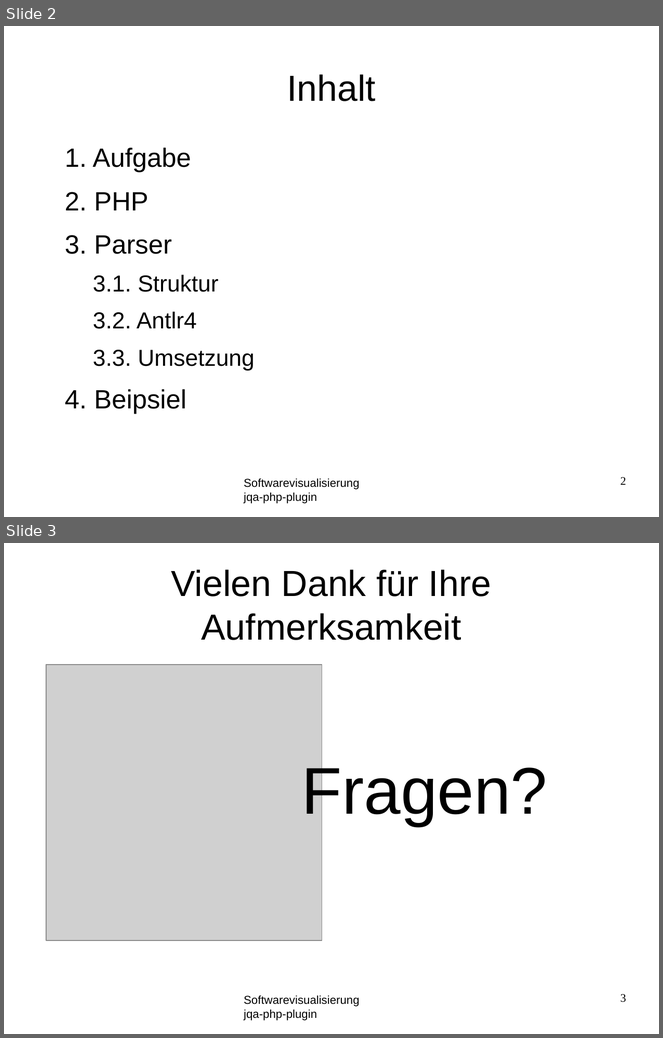
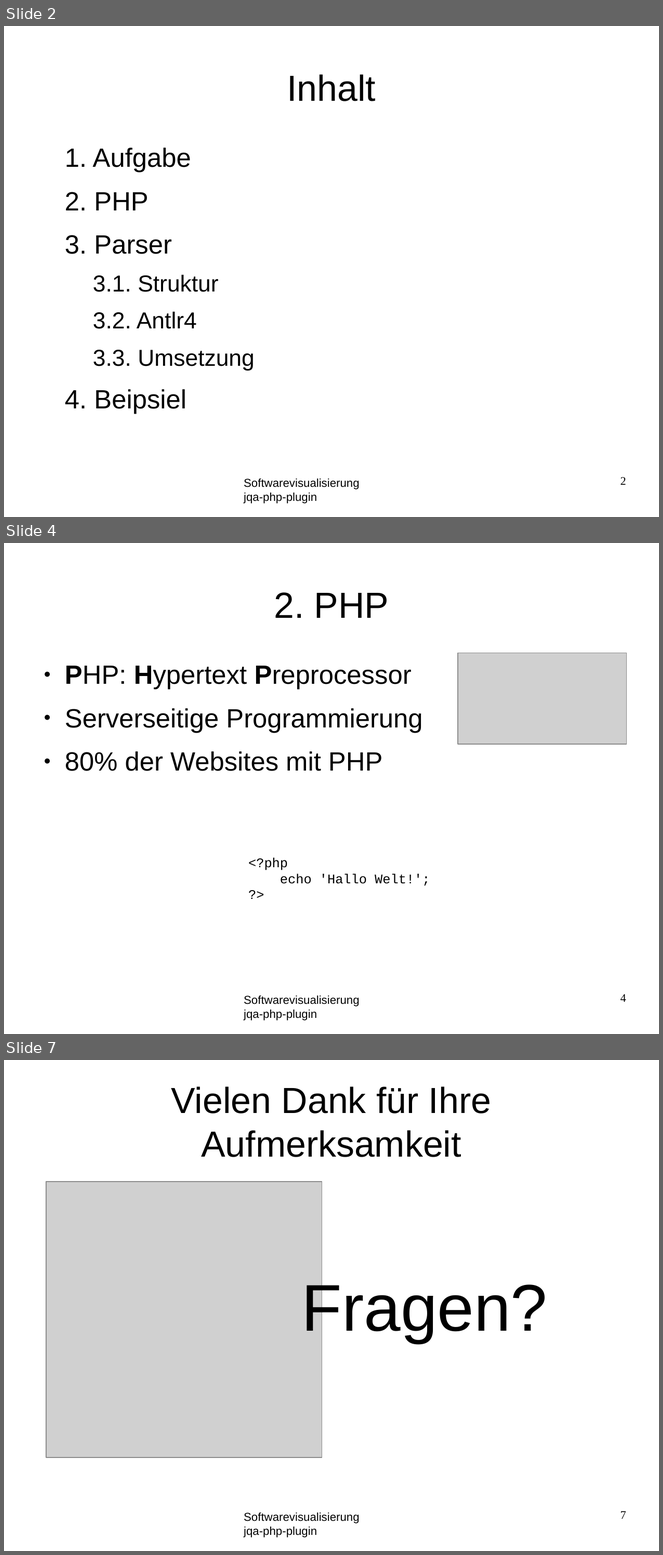
Before and after one commit to softvis-research/jqa-php-plugin, a slide deck: material/presentation.odp. Shown one above the other, each under a label of ours: slides 2 and 3 before the commit, slides 2, 4 and 7 after it; the slides between them are not shown. The pictures are 663x1038 and 663x1555 pixels, drawn with LibreOffice and Linux fonts; fonts in the diff are those of the drawing; grey boxes stand for pictures; background and template pictures are left out. Boxes give left, top, right and bottom in pixels: in the first picture for what was removed or moved away, otherwise in the second. Text is boxed around its words. In the diff, an @@ line names an element or a change of style, - is before the commit and + after.

```diff
--- a/material/presentation.odp
+++ b/material/presentation.odp
@@ slide 4 added at [4, 543, 659, 1034], background #FFFFFF; not listed: 1 template element that a slide beside it also shows @@
@@ title added at [274, 592, 389, 618], 44 pt, text #000000 @@
+2. PHP
@@ text added at [65, 666, 423, 771], 32 pt, text #000000 @@
+● PHP: Hypertext Preprocessor
+● Serverseitige Programmierung
+● 80% der Websites mit PHP
@@ picture added at [458, 653, 627, 744] @@
@@ text added at [248, 858, 430, 886], 16 pt, text #000000 @@
+<?php
+echo 'Hallo Welt!';
+?>
@@ page number added at [621, 994, 626, 1002], 14 pt, text #000000 @@
+4
@@ what was slide 3 is now slide 7 @@
@@ page number at [621, 1511, 626, 1519]: text changed @@
-3
+7
```
Also in this commit, not shown: 4 other slides added, 1 slide removed, 1 other file.
